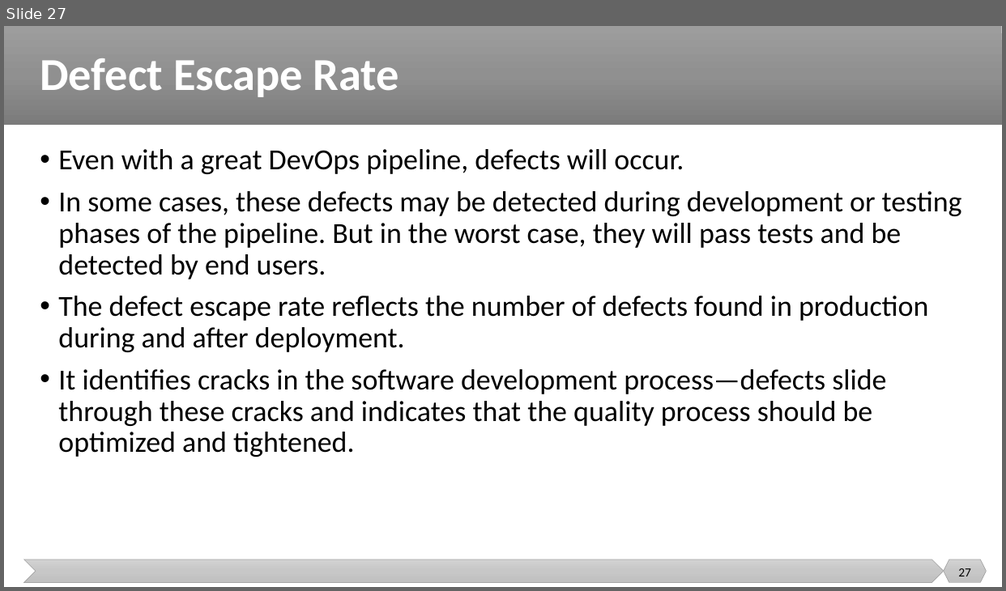
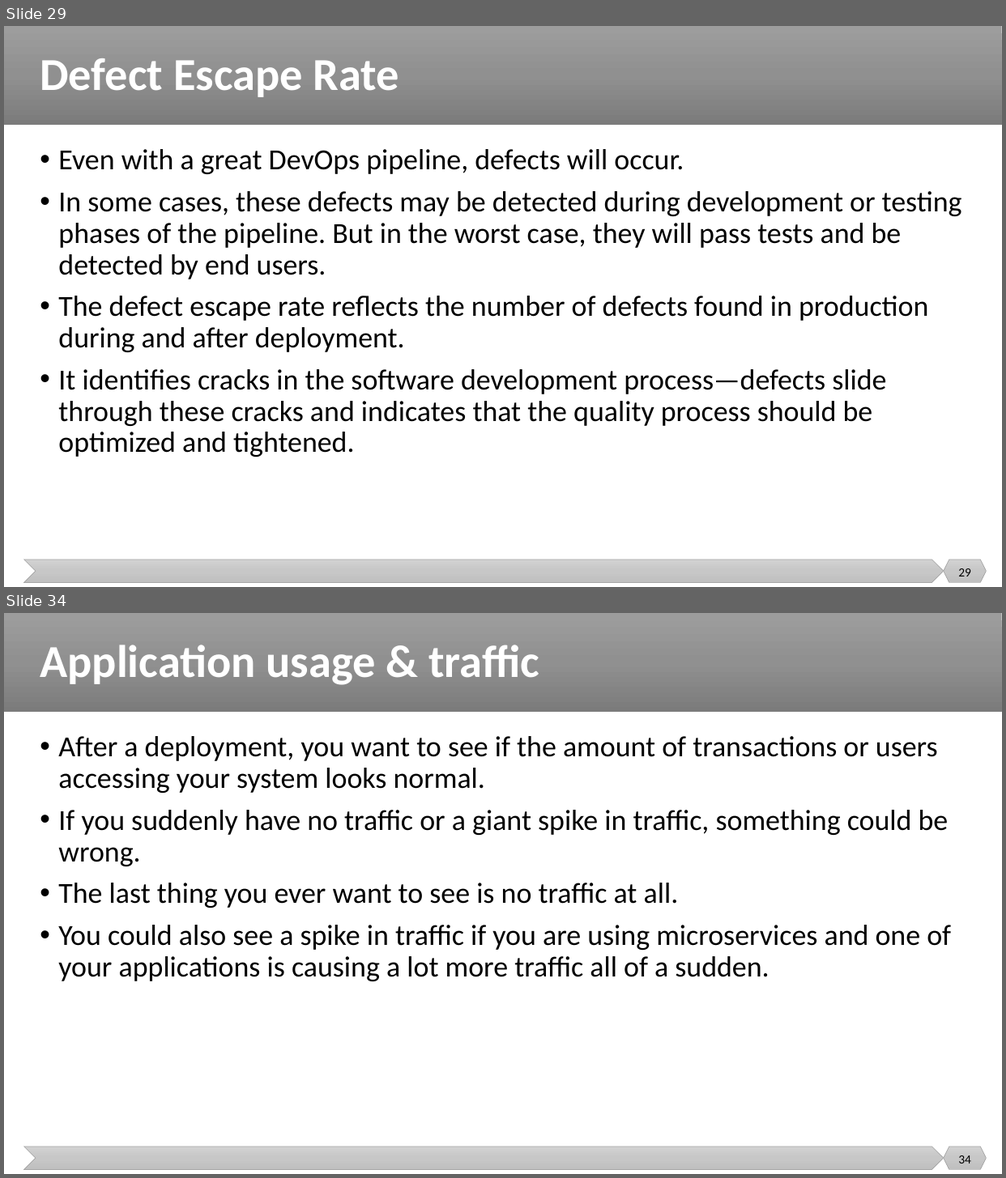
Before and after one commit to malenezi/malenezi, a slide deck: SE489/Lectures/8-DevOps Metrics/DevOps Metrics.pptx. Shown one above the other, each under a label of ours: slide 27 before the commit, slides 29 and 34 after it; the slides between them are not shown. The pictures are 1006x591 and 1006x1178 pixels, drawn with LibreOffice and Linux fonts; fonts in the diff are those of the drawing. Boxes give left, top, right and bottom in pixels: in the first picture for what was removed or moved away, otherwise in the second. Text is boxed around its words. In the diff, an @@ line names an element or a change of style, - is before the commit and + after.

```diff
--- a/SE489/Lectures/8-DevOps Metrics/DevOps Metrics.pptx
+++ b/SE489/Lectures/8-DevOps Metrics/DevOps Metrics.pptx
@@ slide 34 added at <box>4,613,1002,1174</box>, background #FFFFFF; not listed: 3 template elements that a slide beside it also shows @@
@@ title added at <box>40,645,539,685</box>, 44 pt, text #FFFFFF, bold @@
+Application usage & traffic
@@ text added at <box>58,736,951,982</box>, 28 pt, text #000000 @@
+• After a deployment, you want to see if the amount of transactions or users accessing your system looks normal.
+• If you suddenly have no traffic or a giant spike in traffic, something could be wrong.
+• The last thing you ever want to see is no traffic at all.
+• You could also see a spike in traffic if you are using microservices and one of your applications is causing a lot more traffic all of a sudden.
@@ page number added at <box>958,1156,971,1164</box>, 12 pt, text #000000 @@
+34
@@ what was slide 27 is now slide 29 @@
@@ page number at <box>958,569,971,577</box>: text changed @@
-27
+29
```
Also in this commit, not shown: 3 slides changed, 11 other slides added, 1 slide removed.
